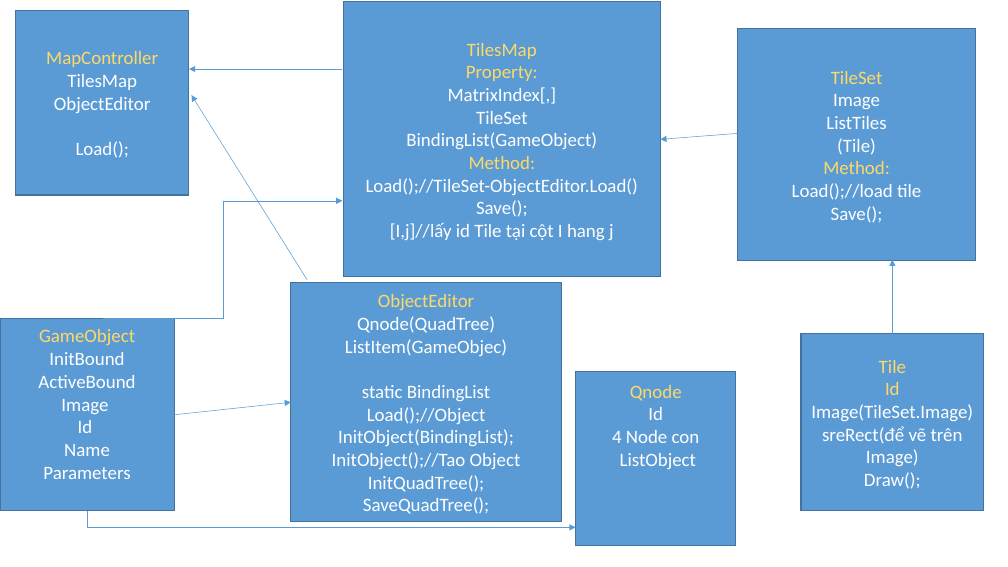
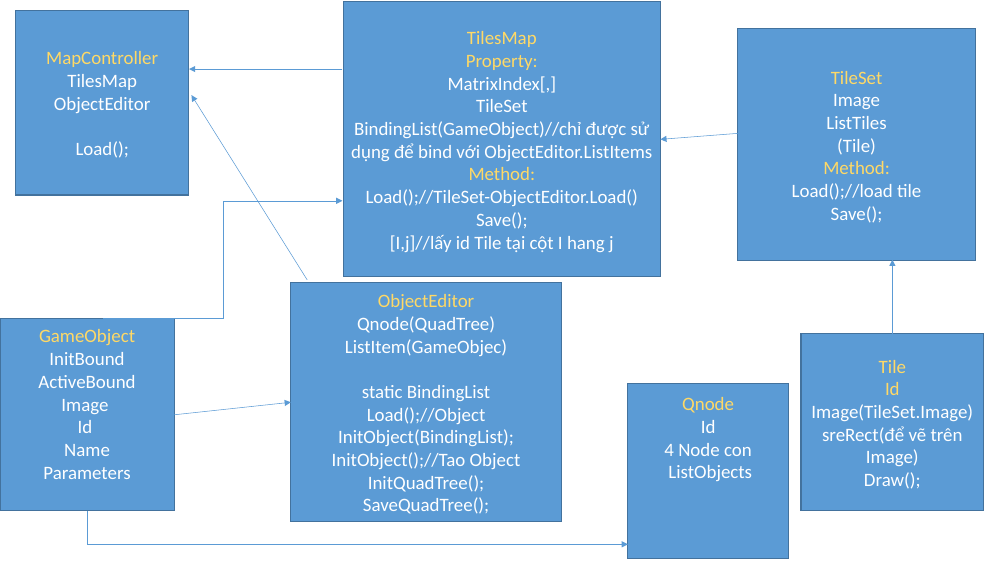
Before and after one commit to luanphandinh/MapEditor, a slide deck: slide 1 of Overview/Presentation1.pptx. Drawn at 1008x567 pixels with LibreOffice and Linux fonts; fonts in the diff are those of the drawing. Boxes give left, top, right and bottom in pixels: in the first picture for what was removed or moved away, otherwise in the second. Text is boxed around its words. In the diff, an @@ line names an element or a change of style, - is before the commit and + after.

```diff
--- a/Overview/Presentation1.pptx
+++ b/Overview/Presentation1.pptx
@@ text in rectangle at [351, 121, 652, 161]: text changed @@
-BindingList(GameObject)
+BindingList(GameObject)//chỉ được sử dụng để bind với ObjectEditor.ListItems
@@ rectangle "Qnode Id": place and size @@
-rectangle "Qnode Id" at [575, 371, 736, 546]
+rectangle "Qnode Id" at [628, 384, 789, 559]
@@ text in rectangle at [668, 465, 752, 481]: text changed @@
-ListObject
+ListObjects
@@ elbow arrow moved from (87, 511) - (575, 528) to (87, 511) - (628, 544) @@
```
Also in this commit, not shown: 25 other files.
